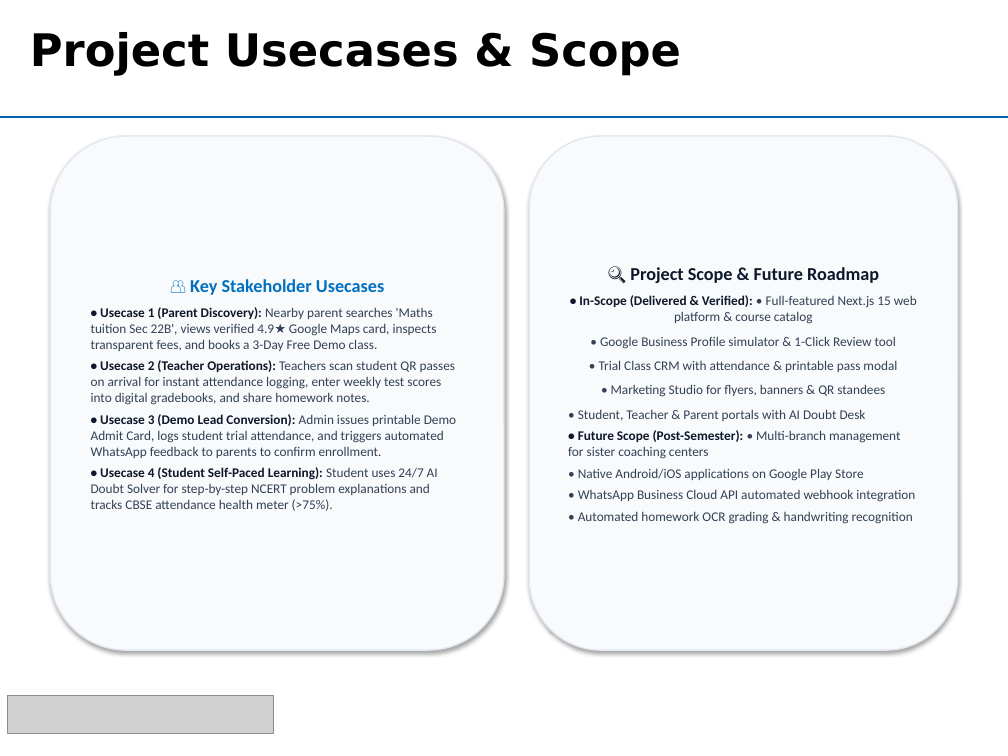
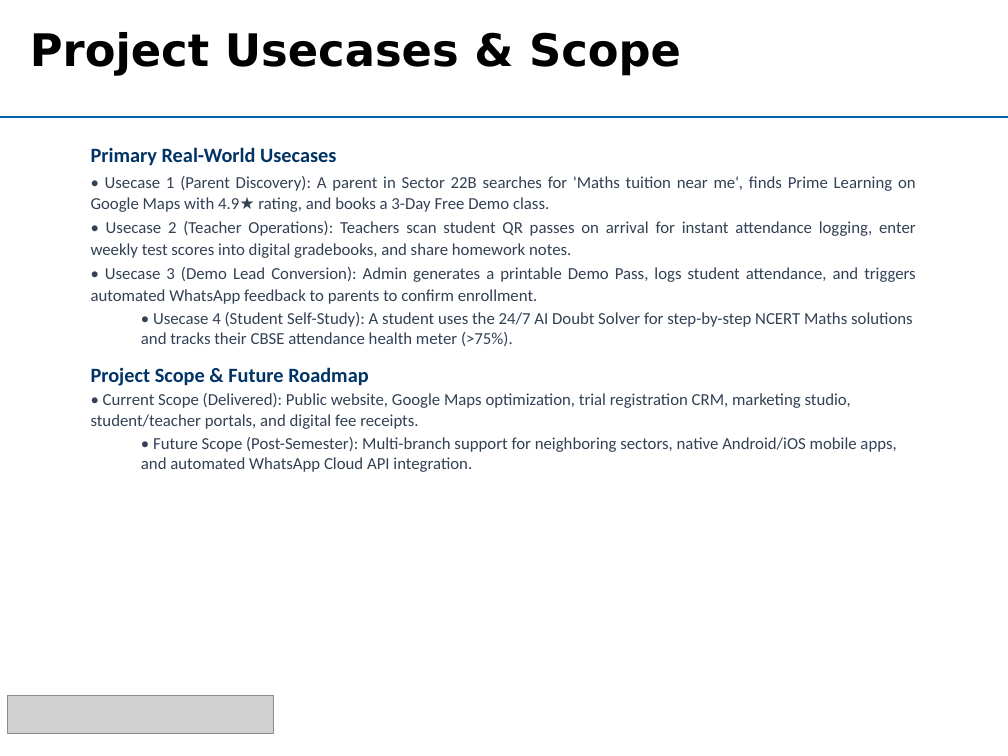
Before and after one commit to bhavyaanand2101-coder/Community_Service_2026, a slide deck: slide 10 of Community_Service_Presentation.pptx. Drawn at 1008x756 pixels with LibreOffice and Linux fonts; fonts in the diff are those of the drawing; grey boxes stand for pictures; background and template pictures are left out. Boxes give left, top, right and bottom in pixels: in the first picture for what was removed or moved away, otherwise in the second. Text is boxed around its words. In the diff, an @@ line names an element or a change of style, - is before the commit and + after.

Commit message:
refactor(presentation & web): make presentation and local search page natural and authentic with standard typography

```diff
--- a/Community_Service_Presentation.pptx
+++ b/Community_Service_Presentation.pptx
@@ text "Primary Real-World Usecases": place and size @@
-text "Primary Real-World Usecases" at (50,136,504,650)
+text "Primary Real-World Usecases" at (91,147,916,472)
@@ text "Primary Real-World Usecases" at (91,147,916,472): vertical alignment middle to top; fill #F8FAFC to none; outline #E2E8F0 1 pt to none; shadow off @@
@@ text at (91,147,916,472): text changed; size 9.5 to 12 pt @@
-👥 Key Stakeholder Usecases
-• Usecase 1 (Parent Discovery): Nearby parent searches 'Maths tuition Sec 22B', views verified 4.9★ Google Maps card, inspects transparent fees, and books a 3-Day Free Demo class.
-• Usecase 2 (Teacher Operations): Teachers scan student QR passes on arrival for instant attendance logging, enter weekly test scores into digital gradebooks, and share homework notes.
-• Usecase 3 (Demo Lead Conversion): Admin issues printable Demo Admit Card, logs student trial attendance, and triggers automated WhatsApp feedback to parents to confirm enrollment.
-• Usecase 4 (Student Self-Paced Learning): Student uses 24/7 AI Doubt Solver for step-by-step NCERT problem explanations and tracks CBSE attendance health meter (>75%).
+Primary Real-World Usecases
+  • Usecase 1 (Parent Discovery): A parent in Sector 22B searches for 'Maths tuition near me', finds Prime Learning on Google Maps with 4.9★ rating, and books a 3-Day Free Demo class.
+  • Usecase 2 (Teacher Operations): Teachers scan student QR passes on arrival for instant attendance logging, enter weekly test scores into digital gradebooks, and share homework notes.
+  • Usecase 3 (Demo Lead Conversion): Admin generates a printable Demo Pass, logs student attendance, and triggers automated WhatsApp feedback to parents to confirm enrollment.
+  • Usecase 4 (Student Self-Study): A student uses the 24/7 AI Doubt Solver for step-by-step NCERT Maths solutions and tracks their CBSE attendance health meter (>75%).
+Project Scope & Future Roadmap
+  • Current Scope (Delivered): Public website, Google Maps optimization, trial registration CRM, marketing studio, student/teacher portals, and digital fee receipts.
+  • Future Scope (Post-Semester): Multi-branch support for neighboring sectors, native Android/iOS mobile apps, and automated WhatsApp Cloud API integration.
@@ rounded rectangle removed at (529,136,958,650) @@
-🔍 Project Scope & Future Roadmap
-• In-Scope (Delivered & Verified): • Full-featured Next.js 15 web platform & course catalog
-• Google Business Profile simulator & 1-Click Review tool
-• Trial Class CRM with attendance & printable pass modal
-• Marketing Studio for flyers, banners & QR standees
-• Student, Teacher & Parent portals with AI Doubt Desk
-• Future Scope (Post-Semester): • Multi-branch management for sister coaching centers
-• Native Android/iOS applications on Google Play Store
-• WhatsApp Business Cloud API automated webhook integration
-• Automated homework OCR grading & handwriting recognition
```
Also in this commit, not shown: 10 other slides changed, 3 other files.
